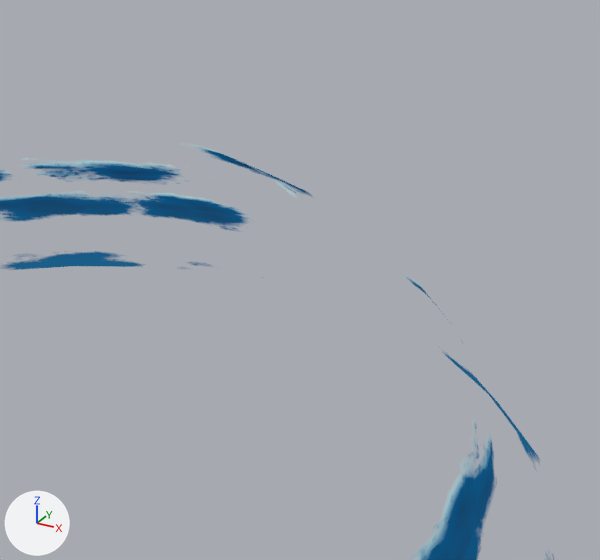
A saved change to the Blender file Blender/Cloud3.blend.
Camera for both pictures: a camera (50 mm lens) standing at (45.7, -32.6, 39.4) and looking at (15.6, 22.2, 12.0). Arrows for +X, +Y and +Z are at lower left; the lights stay in place.

The older version as bpy lines, for what is in view:
```python
me_球体 = bpy.data.meshes.new('球体')
me_球体.from_pydata(...)  # 257 vertices, 256 faces; spans x -1.09..1.09, y -1.09..1.09, z 0.0..1.0
me_球体.materials.append(mat_材质)
me_球体_001 = bpy.data.meshes.new('球体.001')
me_球体_001.from_pydata(...)  # a UV sphere (32 segments, 16 rings, poles along z) spanning x -1.0..1.0, y -1.0..1.0, z -1.0..1.0
me_球体_001.materials.append(mat_材质_001)  # cyan #44ccff
ob_球体 = bpy.data.objects.new('球体', me_球体)
ob_球体.location = (0.0, 0.0, 0.0)
ob_球体.scale = (40.0, 40.0, 27.0)
ob_球体_001 = bpy.data.objects.new('球体.001', me_球体_001)
ob_球体_001.location = (3.7, -27.45, 36.22)
ob_球体_001.scale = (3.08, 3.08, 3.08)
ob_球体_001.hide_render = True
```
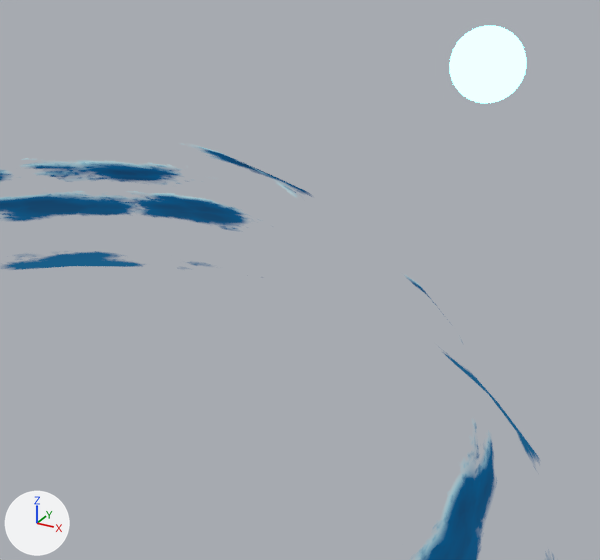
What the commit changed:
Object '球体.001' (ob_球体_001) moves from (3.7, -27.45, 36.22) to (25.66, 35.77, 28.12).
Object '球体.001' (ob_球体_001) is now shown.

Pixel boxes (x1, y1, x2, y2) of what changed, in the pictures (600 x 560 px):
'球体.001', shown: after (449, 26, 526, 103)
